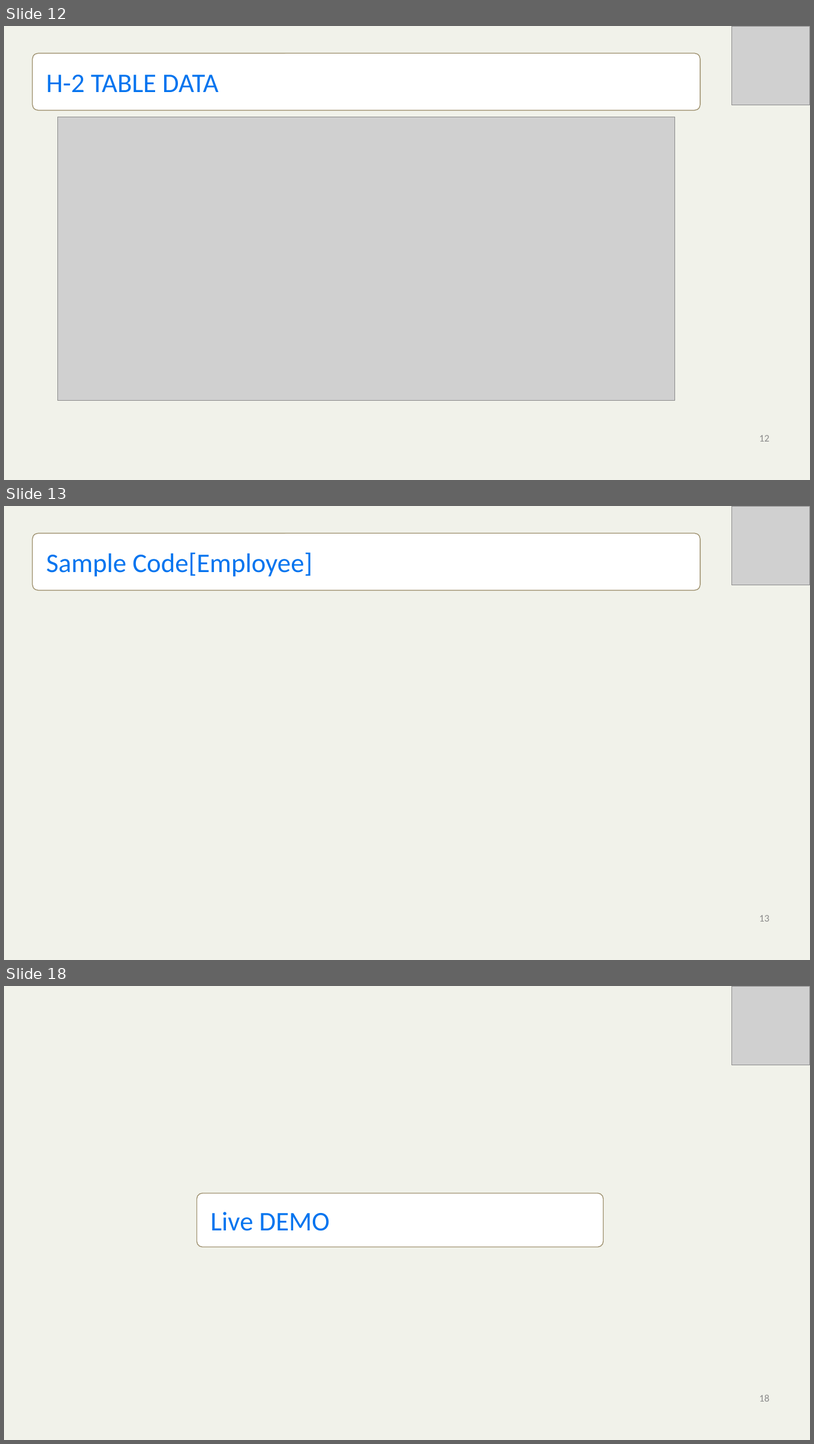
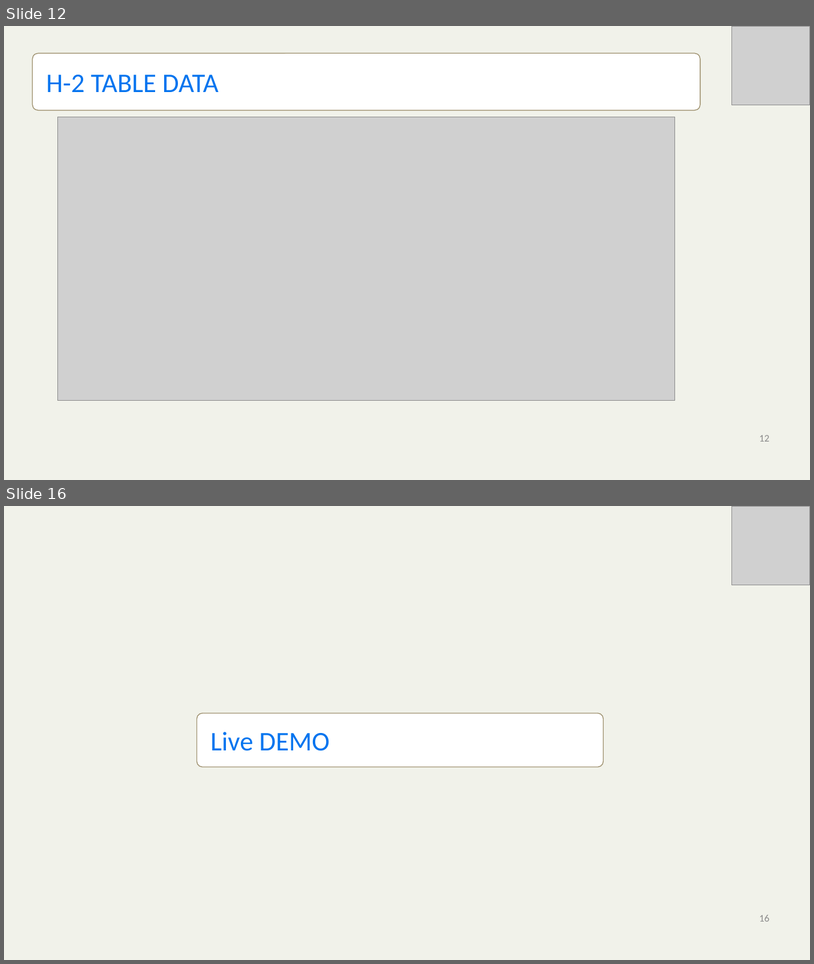
Before and after one commit to mickknutson/SITE_BOOTCAMP_QA, a slide deck: StudentWork/Besh/Project/TestHut Presentation.pptx. Shown one above the other, each under a label of ours: slides 12, 13 and 18 before the commit, slides 12 and 16 after it; the slides between them are not shown. The pictures are 814x1444 and 814x964 pixels, drawn with LibreOffice and Linux fonts; fonts in the diff are those of the drawing; grey boxes stand for pictures; background and template pictures are left out. Boxes give left, top, right and bottom in pixels: in the first picture for what was removed or moved away, otherwise in the second. Text is boxed around its words. In the diff, an @@ line names an element or a change of style, - is before the commit and + after.

```diff
--- a/StudentWork/Besh/Project/TestHut Presentation.pptx
+++ b/StudentWork/Besh/Project/TestHut Presentation.pptx
@@ slide 13 removed at <box>4,506,810,960</box>, background #F1F2EA @@
@@ picture removed at <box>732,506,810,585</box> @@
@@ rounded rectangle removed at <box>32,533,701,590</box> @@
-Sample Code[Employee]
@@ page number removed at <box>759,915,770,921</box> @@
-13
@@ what was slide 18 is now slide 16 @@
@@ page number at <box>759,915,770,921</box>: text changed @@
-18
+16
```
Also in this commit, not shown: 4 slides changed, 1 other slide removed.
